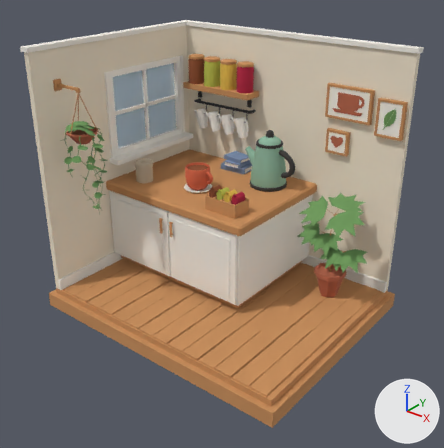
The glTF model public/models/nook.glb: old version first, new version second.
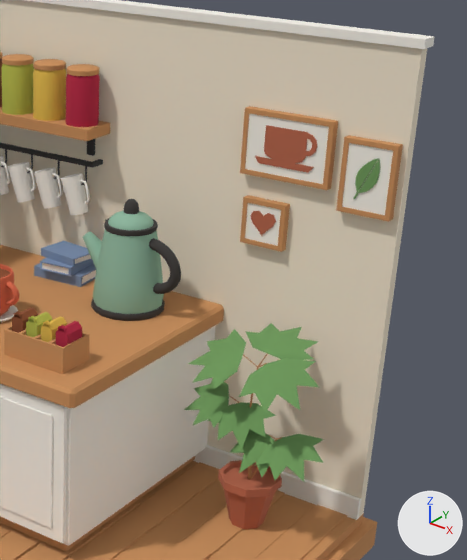
There are two pictures of each version: one whole from a camera (50 mm lens) standing at (1.3, -1.563, 0.821) and looking at (0.169, -0.149, -0.056), one close up on the part from 46% to 99% of the width and 6% to 70% of the height. Lighting does not change. The marker at lower right points along +X, +Y and +Z. The older version's two pictures come first. Where no turn or scale is listed for an object, it has been applied to the vertices. Vertices at exactly the same position are counted once.

The scene before the commit, as lines of its bpy script (objects in view):
```python
me_kettle = bpy.data.meshes.new('Kettle')
me_kettle.from_pydata(...)  # 542 vertices, 1056 faces; spans x -0.101..0.104, y -0.065..0.065, z 0.0..0.2
# faces by material slot: [488, 568]
me_kettle.materials.append(mat_mat_kettle)  # greyish green #8fb8a0
me_kettle.materials.append(mat_mat_kettledetail)  # dark grey #3d3a38
me_mug = bpy.data.meshes.new('Mug')
me_mug.from_pydata(...)  # 362 vertices, 716 faces; spans x -0.0434..0.066, y -0.0427..0.0427, z 0.0..0.081
me_mug.materials.append(mat_mat_mug)  # orange #d9694a
me_room = bpy.data.meshes.new('Room')
me_room.from_pydata(...)  # 3080 vertices, 4958 faces; spans x -0.34..0.62, y -0.495..0.265, z -0.4..0.5
me_room.materials.append(mat_mat_wall)  # pale yellow #f2e6d0
me_room.materials.append(mat_mat_wood)  # orange #c98f5b
me_room.materials.append(mat_mat_frame)  # white #f7f3ea
me_room.materials.append(mat_mat_leaf)  # green #6e9a5b
me_room.materials.append(mat_mat_pot)  # orange #b5654a
me_room.materials.append(mat_mat_tin)  # beige #c9b8a0
me_room.materials.append(mat_mat_book)  # blue #7a8fb0
me_room.materials.append(mat_mat_iron)  # dark grey #3a3a3a
me_room.materials.append(mat_mat_bag0)  # brown #8a4b2a
me_room.materials.append(mat_mat_bag1)  # yellow #b5b84a
me_room.materials.append(mat_mat_bag2)  # yellow #e0b84a
me_room.materials.append(mat_mat_bag3)  # red #b3213f
ob_kettle = bpy.data.objects.new('Kettle', me_kettle)
ob_kettle.location = (0.17, 0.11, 0.0)
ob_mug = bpy.data.objects.new('Mug', me_mug)
ob_mug.location = (0.0, -0.07, 0.0)
ob_room = bpy.data.objects.new('Room', me_room)
ob_room.location = (0.0, 0.0, 0.0)
```
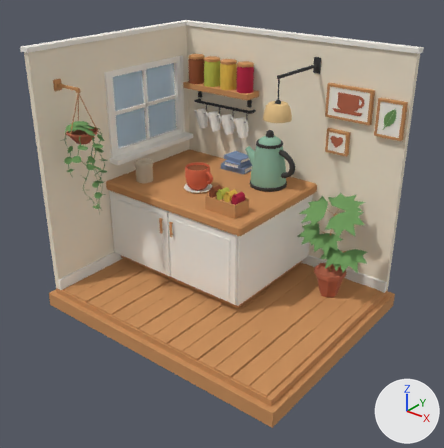
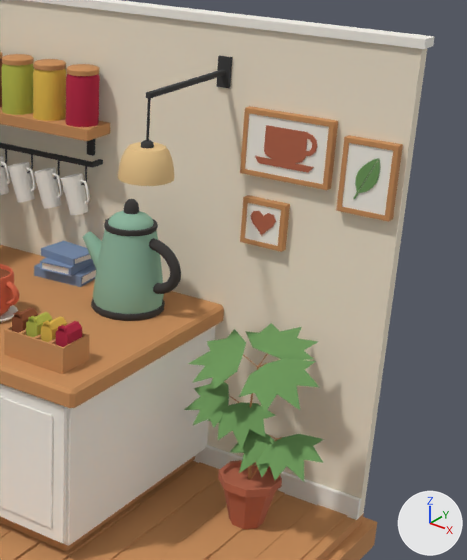
Edits to the scene script, one JSON object a line:
```json
{"op": "add", "block": "mat_mat_lamp", "code": ["mat_mat_lamp = principled_material('Mat_Lamp')", "mat_mat_lamp.base_color = (0.807, 0.552, 0.254)  # beige #e8c48a", "mat_mat_lamp.roughness = 1.0"]}
{"block": "me_room", "where": "# used by ob_room; location = (0.0, 0.0, 0.0)"}
{"op": "remove", "block": "me_room", "code": "me_room.from_pydata(...)  # 3080 vertices, 4958 faces; spans x -0.34..0.62, y -0.495..0.265, z -0.4..0.5"}
{"op": "add", "block": "me_room", "code": "me_room.from_pydata(...)  # 3324 vertices, 5426 faces; spans x -0.34..0.62, y -0.495..0.265, z -0.4..0.5"}
{"block": "me_room", "change": "me_room part 1: a new loose piece, a 6-sided cylinder along z spanning x 0.2681..0.2719, y -0.0022..0.0022, z 0.338..0.407, in mat_mat_iron (dark grey #3a3a3a)"}
{"block": "me_room", "change": "me_room part 2: a new loose piece, a box spanning x 0.266..0.274, y -0.004..0.222, z 0.406..0.414, in mat_mat_iron (dark grey #3a3a3a)"}
{"block": "me_room", "change": "me_room part 3: a new loose piece, a box spanning x 0.258..0.282, y 0.22..0.226, z 0.385..0.435, in mat_mat_iron (dark grey #3a3a3a)"}
{"block": "me_room", "change": "me_room part 4: a new loose piece of 178 vertices spanning x 0.225..0.315, y -0.045..0.045, z 0.28..0.33, in mat_mat_lamp (beige #e8c48a)"}
{"block": "me_room", "change": "me_room part 5: a new loose piece of 38 vertices spanning x 0.26..0.28, y -0.01..0.01, z 0.329..0.339, in mat_mat_iron (dark grey #3a3a3a)"}
{"op": "add", "block": "me_room", "code": "me_room.materials.append(mat_mat_lamp)  # beige #e8c48a"}
```

Changed parts and their boxes [x1, y1, x2, y2] in the close-ups (467 x 560 px):
```json
{"part": 1, "of": "me_room", "change": "added", "after": [146, 98, 151, 141]}
{"part": 2, "of": "me_room", "change": "added", "after": [146, 70, 226, 99]}
{"part": 3, "of": "me_room", "change": "added", "after": [216, 56, 233, 88]}
{"part": 4, "of": "me_room", "change": "added", "after": [118, 142, 174, 186], "on screen": "beige"}
{"part": 5, "of": "me_room", "change": "added", "after": [141, 140, 154, 148]}
```
